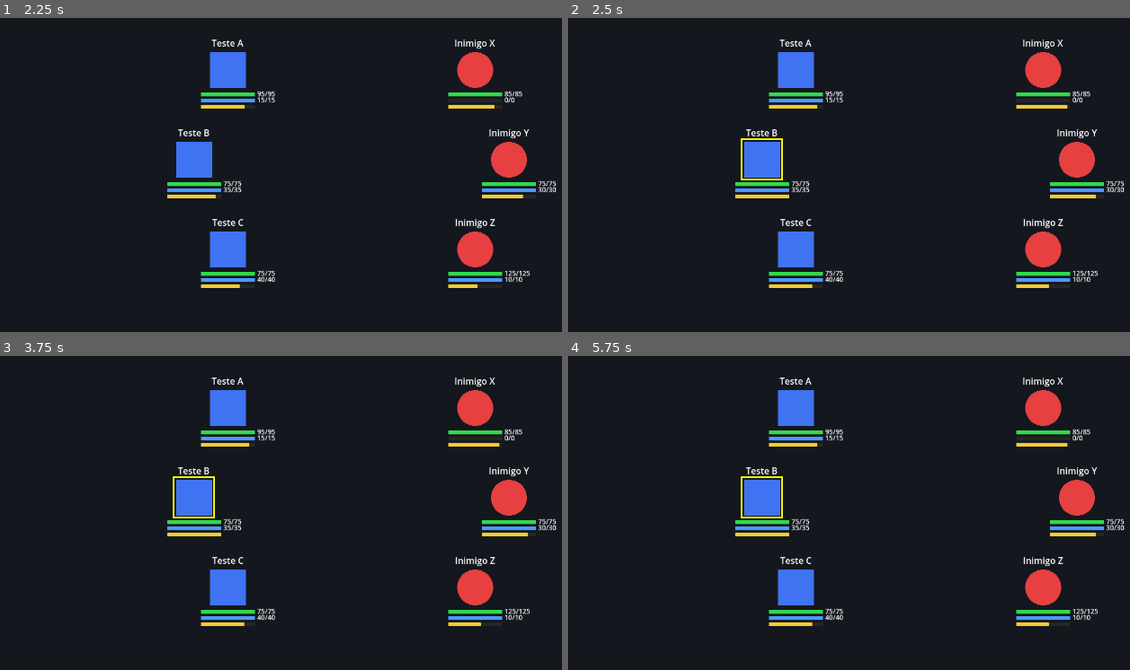
Above: before the commit, frames 1-4 (two rows, left to right).
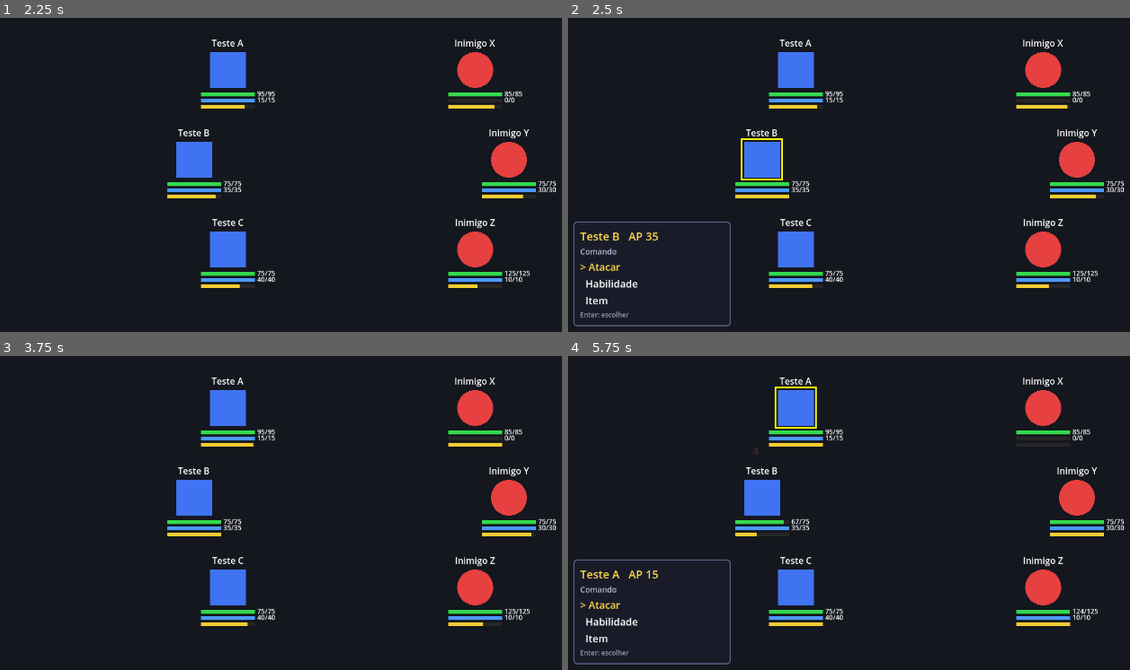
Above: after the commit, the same moments.

Repository: alexzjss/vat
Game: Godot game, scene res://battle/battle_scene.tscn
The game is run twice, just before and just after one commit, with the same random seed, the same clock (stepped at 60 frames per second) and the same inputs.
Inputs (mouse positions are in pixels of both pictures, inside the frame that each line leads up to):
- Up to frame 1 (2.25 s): tap Enter (ui_accept) at 0.5, 2 s; move the mouse to (511, 140) at 0.52 s; hold Right (ui_right) 0.53-1.25 s; hold Enter (ui_accept) 0.53-1.25 s; click (511, 140) at 0.67 s; drag from (207, 181) to (314, 240) at 1.27 s; move the mouse to (421, 71) at 2.02 s; hold Right (ui_right) from 2.03 s (still down); hold Enter (ui_accept) from 2.03 s (still down); tap Alt at 2.1 s
- Up to frame 2 (2.5 s): keep holding Right (ui_right); keep holding Enter (ui_accept)
- Up to frame 3 (3.75 s): release Right (ui_right) at 2.75 s; release Enter (ui_accept) at 2.75 s; drag from (314, 578) to (134, 437) at 2.77 s; tap Enter (ui_accept) at 3.5 s; move the mouse to (outside the picture) at 3.52 s; hold Left (ui_left) from 3.53 s (still down); hold Enter (ui_accept) from 3.53 s (still down)
- Up to frame 4 (5.75 s): tap Escape (ui_cancel) at 4.15 s; release Left (ui_left) at 4.25 s; release Enter (ui_accept) at 4.25 s; drag from (702, 437) to (809, 396) at 4.27 s; move the mouse to (955, 497) at 5.02 s; hold Down (ui_down) from 5.03 s (still down); hold Enter (ui_accept) from 5.03 s (still down); tap Alt at 5.1 s; click (955, 497) at 5.17 s

Frame 1 is identical in both runs. In frame 2, 1.0% of the frame differs, in the area x 0-29%, y 64-99%; in frame 3, 0.2%; in frame 4, 1.6%, in the area x 0-96%, y 9-99%.

Commit message:
feat(battle): menu de comandos e previa de area
Co-Authored-By: Claude Opus 5.5 <noreply@anthropic.com>

Diff:
--- a/game/battle/battle_scene.gd
+++ b/game/battle/battle_scene.gd
@@ -1,8 +1,9 @@
 class_name BattleScene
 extends Node2D
 
-## Cena de batalha somente leitura (o menu entra na Task 13).
-## Monta combatentes nos marcadores, avança o BattleController e atualiza as views.
+## Cena de batalha: monta combatentes nos marcadores, avança o BattleController,
+## atualiza as views e abre o CommandMenu no turno de herói.
+## Debug: `-- --demo-menu` roteiriza entradas no menu (verificação com --write-movie).
 
 const VIEW_SCENE: PackedScene = preload("res://battle/combatant_view.tscn")
 
@@ -17,9 +18,16 @@
 var ctrl: BattleController
 var views: Dictionary[StringName, CombatantView] = {}
 
+var _demo: bool = false
+var _demo_area_done: bool = false
+
 @onready var _outcome_label: Label = $OutcomeLabel
+@onready var _menu: CommandMenu = $UI/CommandMenu
+@onready var _preview: TargetPreview = $TargetPreview
 
 func _ready() -> void:
+	_demo = OS.get_cmdline_user_args().has("--demo-menu")
+	_menu.submitted.connect(_on_menu_submitted)
 	_auto_start.call_deferred()
 
 func _auto_start() -> void:
@@ -43,6 +51,9 @@
 	for i: int in start_items.size():
 		b.inventory.add(start_items[i], start_item_counts[i])
 	ctrl = BattleController.new(b)
+	_menu.close()
+	_menu.ctrl = ctrl
+	_menu.preview = _preview
 	for c: Combatant in b.all():
 		var v: CombatantView = VIEW_SCENE.instantiate() as CombatantView
 		add_child(v)
@@ -73,6 +84,13 @@
 		v.highlighted = v.combatant == session.actor
 	if auto_battle:
 		_auto_confirm(session)
+		return
+	_menu.open(session)
+	if _demo:
+		_run_demo(session)
+
+func _on_menu_submitted(_a: PendingAction) -> void:
+	_set_highlight_off()
 
 func _auto_confirm(session: SelectionSession) -> void:
 	session.choose_ability(session.actor.basic_attack)
@@ -101,3 +119,48 @@
 func _on_battle_ended(outcome: BattleController.Outcome) -> void:
 	_set_highlight_off()
 	_outcome_label.text = "Vitória!" if outcome == BattleController.Outcome.VICTORY else "Derrota..."
+
+# --- Roteiro de debug (--demo-menu) -------------------------------------------------
+
+func _run_demo(s: SelectionSession) -> void:
+	var area: AbilityDef = null
+	var line: AbilityDef = null
+	for ab: AbilityDef in s.actor.abilities:
+		if ab.shape == AbilityDef.Shape.CIRCLE_TARGET and area == null:
+			area = ab
+		elif ab.shape == AbilityDef.Shape.LINE and line == null:
+			line = ab
+	await _demo_wait(0.6)
+	if area != null and not _demo_area_done:
+		_demo_area_done = true
+		_demo_pick("Habilidade")
+		await _demo_wait(0.6)
+		_demo_pick(area.display_name)
+		await _demo_wait(0.8)
+		_menu.move(1)
+		await _demo_wait(0.8)
+		_menu.cancel()
+		await _demo_wait(0.5)
+		if line != null:
+			_demo_pick("Habilidade")
+			await _demo_wait(0.4)
+			_demo_pick(line.display_name)
+			await _demo_wait(0.8)
+			_menu.move(1)
+			await _demo_wait(0.8)
+			_menu.accept()
+			return
+	_demo_pick("Atacar")
+	await _demo_wait(0.4)
+	_menu.accept()
+
+func _demo_wait(t: float) -> void:
+	await get_tree().create_timer(t).timeout
+
+func _demo_pick(prefix: String) -> void:
+	var labels: PackedStringArray = _menu.entry_labels()
+	for i: int in labels.size():
+		if labels[i].begins_with(prefix):
+			_menu.move(i - _menu.cursor)
+			_menu.accept()
+			return
--- a/game/battle/battle_scene.tscn
+++ b/game/battle/battle_scene.tscn
@@ -14,6 +14,8 @@
 [ext_resource type="Resource" path="res://data/test/items/pocao.tres" id="12_ip"]
 [ext_resource type="Resource" path="res://data/test/items/eter.tres" id="13_ie"]
 [ext_resource type="Resource" path="res://data/test/items/reviver.tres" id="14_ir"]
+[ext_resource type="Script" path="res://battle/target_preview.gd" id="15_tp"]
+[ext_resource type="Script" path="res://battle/command_menu.gd" id="16_cm"]
 
 [node name="BattleScene" type="Node2D"]
 script = ExtResource("1_bs")
@@ -53,3 +55,15 @@
 offset_right = 740.0
 offset_bottom = 80.0
 horizontal_alignment = 1
+
+[node name="TargetPreview" type="Node2D" parent="."]
+script = ExtResource("15_tp")
+
+[node name="UI" type="CanvasLayer" parent="."]
+
+[node name="CommandMenu" type="PanelContainer" parent="UI"]
+offset_left = 24.0
+offset_top = 470.0
+offset_right = 304.0
+offset_bottom = 620.0
+script = ExtResource("16_cm")
--- /dev/null
+++ b/game/battle/command_menu.gd
@@ -0,0 +1,286 @@
+class_name CommandMenu
+extends PanelContainer
+
+## Menu de comandos do herói: raiz (Atacar/Habilidade/Item), submenus e etapa de alvo.
+## Toda decisão passa por SelectionSession; o menu só apresenta e encaminha.
+## O teclado (_unhandled_input) chama move/accept/cancel, que também servem aos testes.
+
+signal submitted(a: PendingAction)
+
+enum Mode { CLOSED, ROOT, ABILITIES, ITEMS, TARGET }
+enum Kind { ATTACK, ABILITIES, ITEMS, ABILITY, ITEM }
+
+const ENABLED_COLOR: Color = Color(1.0, 1.0, 1.0)
+const DISABLED_COLOR: Color = Color(0.45, 0.45, 0.5)
+const CURSOR_COLOR: Color = Color(1.0, 0.85, 0.3)
+
+class Entry:
+	extends RefCounted
+	var label: String
+	var enabled: bool
+	var kind: CommandMenu.Kind
+	var ability: AbilityDef
+	var item: ItemDef
+
+	func _init(p_label: String, p_enabled: bool, p_kind: CommandMenu.Kind) -> void:
+		label = p_label
+		enabled = p_enabled
+		kind = p_kind
+
+var ctrl: BattleController
+var preview: TargetPreview
+var session: SelectionSession
+var mode: Mode = Mode.CLOSED
+var cursor: int = 0
+var target_index: int = 0
+
+var _entries: Array[Entry] = []
+var _candidates: Array[Combatant] = []
+var _title: Label
+var _header: Label
+var _list: VBoxContainer
+var _hint: Label
+
+func _init() -> void:
+	visible = false
+	custom_minimum_size = Vector2(280.0, 0.0)
+	var style := StyleBoxFlat.new()
+	style.bg_color = Color(0.1, 0.11, 0.16, 0.95)
+	style.border_color = Color(0.35, 0.4, 0.55)
+	style.set_border_width_all(2)
+	style.set_corner_radius_all(6)
+	style.set_content_margin_all(12.0)
+	add_theme_stylebox_override("panel", style)
+	var box := VBoxContainer.new()
+	box.add_theme_constant_override("separation", 4)
+	add_child(box)
+	_title = Label.new()
+	_title.add_theme_font_size_override("font_size", 20)
+	_title.add_theme_color_override("font_color", CURSOR_COLOR)
+	box.add_child(_title)
+	_header = Label.new()
+	_header.add_theme_font_size_override("font_size", 14)
+	_header.add_theme_color_override("font_color", Color(0.7, 0.75, 0.85))
+	box.add_child(_header)
+	_list = VBoxContainer.new()
+	box.add_child(_list)
+	_hint = Label.new()
+	_hint.add_theme_font_size_override("font_size", 12)
+	_hint.add_theme_color_override("font_color", Color(0.6, 0.6, 0.65))
+	box.add_child(_hint)
+
+func open(s: SelectionSession) -> void:
+	session = s
+	visible = true
+	_show_root(0)
+
+func close() -> void:
+	mode = Mode.CLOSED
+	session = null
+	visible = false
+	_candidates = []
+	if preview != null:
+		preview.hide_preview()
+
+func actor_name() -> String:
+	return session.actor.display_name if session != null else ""
+
+func entry_labels() -> PackedStringArray:
+	var out := PackedStringArray()
+	for e: Entry in _entries:
+		out.append(e.label)
+	return out
+
+func entry_enabled(i: int) -> bool:
+	return i >= 0 and i < _entries.size() and _entries[i].enabled
+
+func current_target() -> Combatant:
+	if mode != Mode.TARGET or _candidates.is_empty():
+		return null
+	return _candidates[target_index]
+
+func _unhandled_input(event: InputEvent) -> void:
+	if mode == Mode.CLOSED or not visible:
+		return
+	if event.is_action_pressed("ui_up") or (mode == Mode.TARGET and event.is_action_pressed("ui_left")):
+		move(-1)
+	elif event.is_action_pressed("ui_down") or (mode == Mode.TARGET and event.is_action_pressed("ui_right")):
+		move(1)
+	elif event.is_action_pressed("ui_accept"):
+		accept()
+	elif event.is_action_pressed("ui_cancel"):
+		cancel()
+	else:
+		return
+	get_viewport().set_input_as_handled()
+
+## Move o cursor (listas) ou alterna o alvo (etapa de alvo), com volta circular.
+func move(delta: int) -> void:
+	match mode:
+		Mode.TARGET:
+			if _candidates.is_empty():
+				return
+			target_index = posmod(target_index + delta, _candidates.size())
+			_aim()
+		Mode.ROOT, Mode.ABILITIES, Mode.ITEMS:
+			if _entries.is_empty():
+				return
+			cursor = posmod(cursor + delta, _entries.size())
+			_render()
+
+func accept() -> void:
+	match mode:
+		Mode.TARGET:
+			_confirm()
+		Mode.ROOT, Mode.ABILITIES, Mode.ITEMS:
+			if not entry_enabled(cursor):
+				return
+			_pick(_entries[cursor])
+
+func cancel() -> void:
+	match mode:
+		Mode.TARGET:
+			session.back()
+			_show_root(0)
+		Mode.ABILITIES:
+			_show_root(1)
+		Mode.ITEMS:
+			_show_root(2)
+
+func _pick(e: Entry) -> void:
+	match e.kind:
+		Kind.ATTACK:
+			if session.choose_ability(session.actor.basic_attack):
+				_enter_target()
+		Kind.ABILITIES:
+			_show_abilities()
+		Kind.ITEMS:
+			_show_items()
+		Kind.ABILITY:
+			if session.choose_ability(e.ability):
+				_enter_target()
+		Kind.ITEM:
+			if session.choose_item(e.item):
+				_enter_target()
+
+func _show_root(at: int) -> void:
+	mode = Mode.ROOT
+	_entries = []
+	var attack := Entry.new("Atacar", session.actor.basic_attack != null, Kind.ATTACK)
+	_entries.append(attack)
+	_entries.append(Entry.new("Habilidade", not session.actor.abilities.is_empty(), Kind.ABILITIES))
+	_entries.append(Entry.new("Item", _has_items(), Kind.ITEMS))
+	cursor = at
+	if preview != null:
+		preview.hide_preview()
+	_render()
+
+func _has_items() -> bool:
+	for it: ItemDef in session.b.inventory.listing():
+		if session.b.inventory.available(it.id) > 0:
+			return true
+	return false
+
+func _show_abilities() -> void:
+	mode = Mode.ABILITIES
+	_entries = []
+	for ab: AbilityDef in session.actor.abilities:
+		var e := Entry.new("%s — %d AP" % [ab.display_name, ab.ap_cost], session.can_use(ab), Kind.ABILITY)
+		e.ability = ab
+		_entries.append(e)
+	cursor = 0
+	_render()
+
+func _show_items() -> void:
+	mode = Mode.ITEMS
+	_entries = []
+	for it: ItemDef in session.b.inventory.listing():
+		var n: int = session.b.inventory.available(it.id)
+		var e := Entry.new("%s x%d" % [it.display_name, n], n > 0, Kind.ITEM)
+		e.item = it
+		_entries.append(e)
+	cursor = 0
+	_render()
+
+func _enter_target() -> void:
+	_candidates = session.target_candidates()
+	if _candidates.is_empty():
+		# Sem alvo válido (ex.: Reviver sem ninguém caído): desfaz e fica no submenu.
+		var back_to: Mode = mode
+		session.back()
+		if back_to == Mode.ITEMS:
+			_show_items()
+		else:
+			_show_abilities()
+		_header.text = "Sem alvos válidos"
+		return
+	mode = Mode.TARGET
+	target_index = 0
+	_entries = []
+	if preview != null:
+		preview.show_for(session)
+	_aim()
+
+func _aim() -> void:
+	session.set_center(_candidates[target_index])
+	if preview != null:
+		preview.refresh()
+	_render()
+
+func _confirm() -> void:
+	var target: Combatant = current_target()
+	if target == null:
+		return
+	session.set_center(target)
+	var a: PendingAction = session.confirm()
+	if a == null:
+		return
+	var c: BattleController = ctrl
+	close()
+	submitted.emit(a)
+	if c != null:
+		c.submit(a)
+
+func _command_name() -> String:
+	if session.item != null:
+		return session.item.display_name
+	if session.ability == session.actor.basic_attack:
+		return "Atacar"
+	return session.ability.display_name
+
+func _render() -> void:
+	if session == null:
+		return
+	_title.text = "%s   AP %d" % [session.actor.display_name, session.actor.ap]
+	for child: Node in _list.get_children():
+		_list.remove_child(child)
+		child.free()
+	match mode:
+		Mode.ROOT:
+			_header.text = "Comando"
+			_hint.text = "Enter: escolher"
+		Mode.ABILITIES:
+			_header.text = "Habilidade"
+			_hint.text = "Enter: escolher   Esc: voltar"
+		Mode.ITEMS:
+			_header.text = "Item"
+			_hint.text = "Enter: escolher   Esc: voltar"
+		Mode.TARGET:
+			_header.text = _command_name()
+			_hint.text = "←/→: alvo   Enter: confirmar   Esc: cancelar"
+			var n: int = session.preview_area().size()
+			_add_line("> Alvo: %s" % _candidates[target_index].display_name, CURSOR_COLOR)
+			_add_line("  Atinge: %d" % n, ENABLED_COLOR)
+			return
+	for i: int in _entries.size():
+		var e: Entry = _entries[i]
+		var prefix: String = "> " if i == cursor else "  "
+		var color: Color = DISABLED_COLOR if not e.enabled else (CURSOR_COLOR if i == cursor else ENABLED_COLOR)
+		_add_line(prefix + e.label, color)
+
+func _add_line(text: String, color: Color) -> void:
+	var l := Label.new()
+	l.text = text
+	l.add_theme_font_size_override("font_size", 18)
+	l.add_theme_color_override("font_color", color)
+	_list.add_child(l)
--- /dev/null
+++ b/game/battle/target_preview.gd
@@ -0,0 +1,74 @@
+class_name TargetPreview
+extends Node2D
+
+## Prévia de alvo: círculo (CIRCLE_TARGET/CIRCLE_SELF), faixa (LINE) e anel em quem está
+## na área. Só desenha; a área vem de SelectionSession.preview_area().
+## Fica abaixo das CombatantView na árvore: a área aparece sob os combatentes.
+
+const AREA_COLOR: Color = Color(1.0, 0.85, 0.3, 0.9)
+const AREA_FILL: Color = Color(1.0, 0.85, 0.3, 0.12)
+const RING_COLOR: Color = Color(1.0, 0.95, 0.4)
+const CURSOR_COLOR: Color = Color(1.0, 1.0, 1.0)
+const RING_RADIUS: float = 50.0
+const CURSOR_OFFSET: float = 66.0
+
+var session: SelectionSession
+
+func _init() -> void:
+	visible = false
+
+func show_for(s: SelectionSession) -> void:
+	session = s
+	visible = true
+	queue_redraw()
+
+func hide_preview() -> void:
+	session = null
+	visible = false
+	queue_redraw()
+
+func refresh() -> void:
+	queue_redraw()
+
+func area() -> Array[Combatant]:
+	if session == null:
+		return []
+	return session.preview_area()
+
+func _draw() -> void:
+	if session == null or session.center == null:
+		return
+	var actor_pos: Vector2 = session.actor.position
+	var center_pos: Vector2 = session.center.position
+	match session.shape():
+		AbilityDef.Shape.CIRCLE_TARGET:
+			_circle(center_pos, session.radius())
+		AbilityDef.Shape.CIRCLE_SELF:
+			_circle(actor_pos, session.radius())
+		AbilityDef.Shape.LINE:
+			_band(actor_pos, center_pos, session.width())
+	for c: Combatant in area():
+		draw_arc(c.position, RING_RADIUS, 0.0, TAU, 48, RING_COLOR, 3.0, true)
+	_cursor(center_pos)
+
+func _circle(p: Vector2, r: float) -> void:
+	if r <= 0.0:
+		return
+	draw_circle(p, r, AREA_FILL)
+	draw_arc(p, r, 0.0, TAU, 96, AREA_COLOR, 2.0, true)
+
+func _band(from: Vector2, to: Vector2, w: float) -> void:
+	var dir: Vector2 = to - from
+	if dir.length() < 0.001 or w <= 0.0:
+		return
+	var n: Vector2 = dir.normalized().orthogonal() * (w / 2.0)
+	var pts := PackedVector2Array([from + n, to + n, to - n, from - n])
+	draw_colored_polygon(pts, AREA_FILL)
+	var outline := PackedVector2Array(pts)
+	outline.append(pts[0])
+	draw_polyline(outline, AREA_COLOR, 2.0, true)
+
+func _cursor(p: Vector2) -> void:
+	var tip: Vector2 = p + Vector2(0.0, -CURSOR_OFFSET)
+	var tri := PackedVector2Array([tip, tip + Vector2(-10.0, -16.0), tip + Vector2(10.0, -16.0)])
+	draw_colored_polygon(tri, CURSOR_COLOR)
--- a/game/core/selection_session.gd
+++ b/game/core/selection_session.gd
@@ -94,3 +94,13 @@
 		b.inventory.commit(item.id)
 	step = Step.DONE
 	return a
+
+## Forma/raio/largura do comando escolhido (para a prévia da UI). SINGLE/0 sem comando.
+func shape() -> AbilityDef.Shape:
+	return _draft.shape() if _draft != null else AbilityDef.Shape.SINGLE
+
+func radius() -> float:
+	return _draft.radius() if _draft != null else 0.0
+
+func width() -> float:
+	return _draft.width() if _draft != null else 0.0
--- a/game/tests/test_battle_scene.gd
+++ b/game/tests/test_battle_scene.gd
@@ -52,11 +52,35 @@
 			break
 	assert_true(s.ctrl.is_paused(), "tempo para no turno do heroi")
 	assert_eq(s.ctrl.session.actor.team, Combatant.Team.HERO)
+	var menu: CommandMenu = s.get_node("UI/CommandMenu") as CommandMenu
+	assert_true(menu.visible, "menu abre sozinho no turno do heroi")
+	assert_eq(menu.session, s.ctrl.session)
+	assert_eq(menu.ctrl, s.ctrl)
+
+func test_menu_submit_resumes_battle() -> void:
+	var s: BattleScene = _scene(false)
+	s.start(_heroes(s.balance))
+	for i: int in 300:
+		s.ctrl.tick(0.1)
+		if s.ctrl.is_paused():
+			break
+	var menu: CommandMenu = s.get_node("UI/CommandMenu") as CommandMenu
+	menu.accept()
+	assert_eq(menu.mode, CommandMenu.Mode.TARGET)
+	assert_true((s.get_node("TargetPreview") as TargetPreview).visible)
+	menu.accept()
+	assert_false(s.ctrl.is_paused())
+	assert_not_null(s.ctrl.executing)
+	assert_false(menu.visible)
+	for v: CombatantView in s.views.values():
+		assert_false(v.highlighted)
 
 func test_auto_battle_runs_to_end() -> void:
 	var s: BattleScene = _scene(true)
 	s.start(_heroes(s.balance))
 	s.ctrl.battle_ended.connect(_on_ended)
+	var menu: CommandMenu = s.get_node("UI/CommandMenu") as CommandMenu
+	s.ctrl.hero_turn.connect(func(_ss: SelectionSession) -> void: assert_false(menu.visible, "auto_battle ignora o menu"))
 	var steps: int = 0
 	while _outcomes.is_empty() and steps < 20000:
 		s.ctrl.tick(0.1)
--- /dev/null
+++ b/game/tests/test_command_menu.gd
@@ -0,0 +1,177 @@
+extends GutTest
+
+## CommandMenu dirigido programaticamente (move/accept/cancel), sem Input real.
+
+var ctrl: BattleController
+var menu: CommandMenu
+var preview: TargetPreview
+var h: Combatant
+var x: Combatant
+var y: Combatant
+var potion: ItemDef
+var costly: AbilityDef
+var area: AbilityDef
+
+func _potion() -> ItemDef:
+	var e := EffectDef.new()
+	e.kind = EffectDef.Kind.HEAL
+	e.scale = EffectDef.Scale.FIXED
+	e.potency = 30.0
+	var it := ItemDef.new()
+	it.id = &"pocao"
+	it.display_name = "Poção"
+	it.shape = AbilityDef.Shape.SINGLE
+	it.side = AbilityDef.Side.ALLIES
+	it.effects = [e]
+	return it
+
+func _setup(potions: int, ability_cost: int) -> void:
+	var cfg: BalanceConfig = Fixtures.cfg()
+	var d: CharacterDef = Fixtures.hero_def(&"a", Stats.make(10, 10, 5, 2))
+	d.display_name = "Teste A"
+	costly = Fixtures.hit(1.3, AbilityDef.Shape.LINE)
+	costly.id = &"investida"
+	costly.display_name = "Investida"
+	costly.ap_cost = ability_cost
+	costly.width = 100.0
+	area = Fixtures.hit(0.8, AbilityDef.Shape.CIRCLE_TARGET)
+	area.id = &"golpe_area"
+	area.display_name = "Golpe em área"
+	area.ap_cost = 1
+	area.radius = 100.0
+	d.abilities = [costly, area]
+	h = Combatant.from_hero(HeroState.create(d, cfg), Vector2(100, 100))
+	x = Combatant.from_enemy(Fixtures.enemy_def(&"x", Stats.make(1, 1, 1, 1)), &"x", Vector2(500, 100), cfg)
+	y = Combatant.from_enemy(Fixtures.enemy_def(&"y", Stats.make(1, 1, 1, 1)), &"y", Vector2(550, 150), cfg)
+	var b: BattleState = BattleState.create(cfg, ScriptedDice.new(), [h], [x, y])
+	b.inventory = Inventory.new()
+	potion = _potion()
+	if potions > 0:
+		b.inventory.add(potion, potions)
+	ctrl = BattleController.new(b)
+	menu = CommandMenu.new()
+	add_child_autofree(menu)
+	preview = TargetPreview.new()
+	add_child_autofree(preview)
+	menu.ctrl = ctrl
+	menu.preview = preview
+	ctrl.hero_turn.connect(menu.open)
+	watch_signals(ctrl)
+	for i: int in 400:
+		ctrl.tick(0.05)
+		if ctrl.is_paused():
+			break
+
+func _select(label_prefix: String) -> void:
+	var labels: PackedStringArray = menu.entry_labels()
+	for i: int in labels.size():
+		if labels[i].begins_with(label_prefix):
+			menu.move(i - menu.cursor)
+			menu.accept()
+			return
+	fail_test("entrada '%s' nao encontrada em %s" % [label_prefix, labels])
+
+func test_opens_on_hero_turn_with_root_entries() -> void:
+	_setup(3, 4)
+	assert_true(ctrl.is_paused())
+	assert_true(menu.visible)
+	assert_eq(menu.mode, CommandMenu.Mode.ROOT)
+	assert_eq(menu.actor_name(), "Teste A")
+	assert_eq(menu.entry_labels(), PackedStringArray(["Atacar", "Habilidade", "Item"]))
+	assert_true(menu.entry_enabled(2), "Item habilitado com Poção x3")
+	assert_false(preview.visible, "previa oculta fora da etapa de alvo")
+
+func test_ability_submenu_lists_cost_and_disables_without_ap() -> void:
+	_setup(0, 999)
+	_select("Habilidade")
+	assert_eq(menu.mode, CommandMenu.Mode.ABILITIES)
+	assert_eq(menu.entry_labels(), PackedStringArray(["Investida — 999 AP", "Golpe em área — 1 AP"]))
+	assert_false(menu.entry_enabled(0))
+	assert_true(menu.entry_enabled(1))
+	var ap0: int = h.ap
+	menu.move(-menu.cursor)
+	menu.accept()
+	assert_eq(menu.mode, CommandMenu.Mode.ABILITIES, "entrada desabilitada nao seleciona")
+	assert_eq(h.ap, ap0)
+	assert_eq(ctrl.session.step, SelectionSession.Step.COMMAND)
+
+func test_submenu_cancel_returns_to_root() -> void:
+	_setup(1, 4)
+	_select("Habilidade")
+	menu.cancel()
+	assert_eq(menu.mode, CommandMenu.Mode.ROOT)
+	assert_eq(ctrl.session.step, SelectionSession.Step.COMMAND)
+
+func test_cancel_in_target_refunds_ap() -> void:
+	_setup(0, 4)
+	var ap0: int = h.ap
+	_select("Habilidade")
+	_select("Investida")
+	assert_eq(menu.mode, CommandMenu.Mode.TARGET)
+	assert_eq(h.ap, ap0 - 4, "AP desconta ao escolher")
+	assert_true(preview.visible)
+	menu.cancel()
+	assert_eq(h.ap, ap0, "Cancelar devolve o AP")
+	assert_eq(menu.mode, CommandMenu.Mode.ROOT)
+	assert_eq(ctrl.session.step, SelectionSession.Step.COMMAND)
+	assert_false(preview.visible)
+
+func test_item_listing_and_disabled_at_zero() -> void:
+	_setup(1, 4)
+	assert_true(menu.entry_enabled(2))
+	_select("Item")
+	assert_eq(menu.entry_labels(), PackedStringArray(["Poção x1"]))
+	menu.accept()
+	assert_eq(menu.mode, CommandMenu.Mode.TARGET)
+	assert_eq(menu.current_target(), h)
+	menu.accept()
+	assert_signal_emitted(ctrl, "action_started")
+	assert_false(menu.visible)
+	assert_eq(ctrl.b.inventory.available(&"pocao"), 0)
+	# próximo turno: Poção acabou -> Item desabilitado
+	ctrl.executing = null
+	ctrl.session = SelectionSession.new(h, ctrl.b)
+	menu.open(ctrl.session)
+	assert_false(menu.entry_enabled(2), "Item desabilitado sem itens disponiveis")
+	menu.move(2 - menu.cursor)
+	menu.accept()
+	assert_eq(menu.mode, CommandMenu.Mode.ROOT)
+
+func test_item_root_disabled_without_items() -> void:
+	_setup(0, 4)
+	assert_false(menu.entry_enabled(2))
+
+func test_basic_attack_flow_submits() -> void:
+	_setup(0, 4)
+	_select("Atacar")
+	assert_eq(menu.mode, CommandMenu.Mode.TARGET)
+	assert_eq(menu.current_target(), x)
+	menu.move(1)
+	assert_eq(menu.current_target(), y, "ciclo de candidatos")
+	menu.move(1)
+	assert_eq(menu.current_target(), x, "ciclo da a volta")
+	menu.move(-1)
+	assert_eq(menu.current_target(), y)
+	assert_eq(ctrl.session.center, y, "centro da previa acompanha o cursor")
+	menu.accept()
+	assert_signal_emitted(ctrl, "action_started")
+	var a: PendingAction = get_signal_parameters(ctrl, "action_started")[0]
+	assert_eq(a.center, y)
+	assert_eq(a.ability, h.basic_attack)
+	assert_false(ctrl.is_paused())
+	assert_false(menu.visible)
+	assert_false(preview.visible)
+
+func test_area_preview_tracks_center() -> void:
+	_setup(0, 4)
+	_select("Habilidade")
+	_select("Golpe em área")
+	assert_eq(menu.current_target(), x)
+	assert_eq(preview.area().size(), 2, "x e y dentro do raio 100 de x")
+	assert_eq(preview.session, ctrl.session)
+
+func test_cancel_in_root_does_nothing() -> void:
+	_setup(0, 4)
+	menu.cancel()
+	assert_eq(menu.mode, CommandMenu.Mode.ROOT)
+	assert_true(menu.visible)
--- a/game/tests/test_selection.gd
+++ b/game/tests/test_selection.gd
@@ -85,3 +85,17 @@
 	b.inventory.add(it, 0)
 	assert_push_error_count(2)
 	assert_eq(b.inventory.listing().size(), 0)
+
+func test_shape_accessors_follow_draft() -> void:
+	var s := SelectionSession.new(h, b)
+	assert_eq(s.shape(), AbilityDef.Shape.SINGLE)
+	assert_eq(s.radius(), 0.0)
+	var ab: AbilityDef = Fixtures.hit(1.0, AbilityDef.Shape.LINE)
+	ab.width = 80.0
+	ab.radius = 5.0
+	s.choose_ability(ab)
+	assert_eq(s.shape(), AbilityDef.Shape.LINE)
+	assert_eq(s.width(), 80.0)
+	assert_eq(s.radius(), 5.0)
+	s.back()
+	assert_eq(s.width(), 0.0)
Not shown, added: game/battle/command_menu.gd.uid
Not shown, added: game/battle/target_preview.gd.uid
Not shown, added: game/tests/test_command_menu.gd.uid
